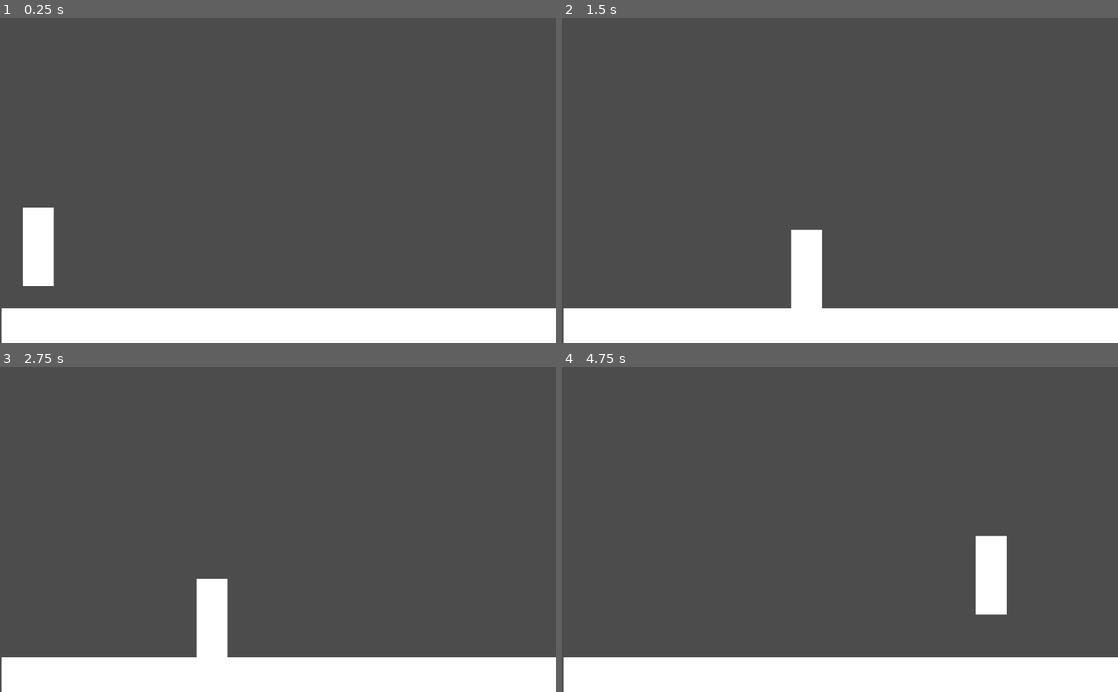
Above: before the commit, frames 1-4 (two rows, left to right).
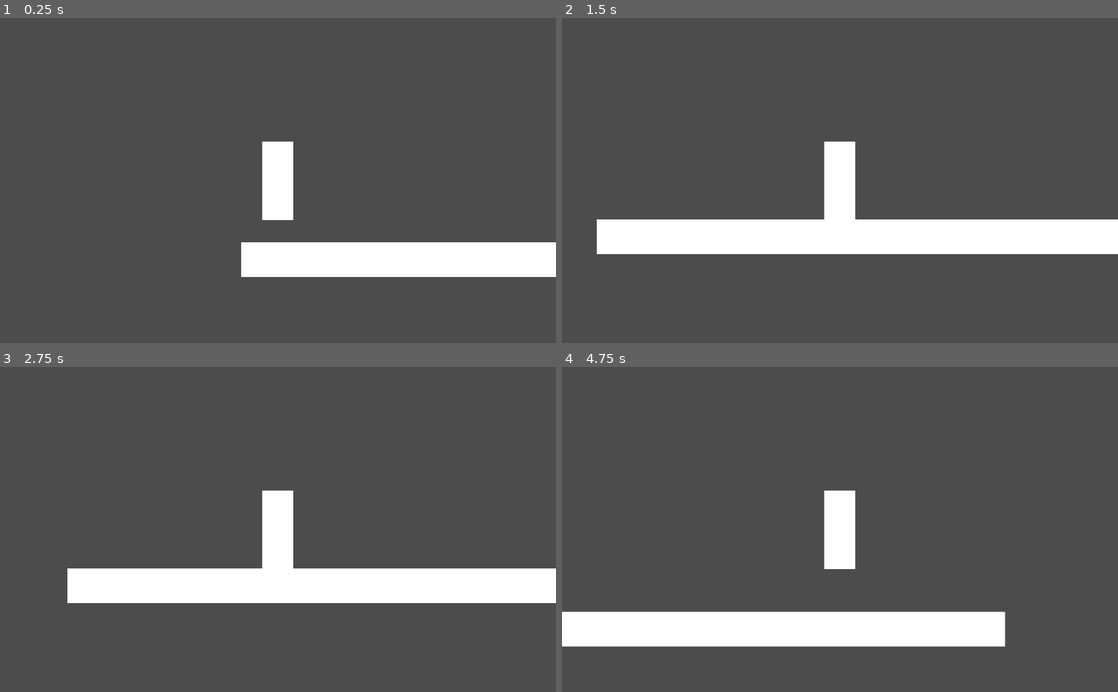
Above: after the commit, the same moments.

Repository: chadrc/godot-rona-jam
Game: Godot game, scene res://chris/chris.tscn
The game is run twice, just before and just after one commit, with the same random seed, the same clock (stepped at 60 frames per second) and the same inputs.
Inputs:
- Up to frame 1 (0.25 s): no input
- Up to frame 2 (1.5 s): hold D from 0.53 s (still down); tap Space at 0.77 s
- Up to frame 3 (2.75 s): tap Space at 1.52 s; release D at 2.03 s; hold A from 2.03 s (still down)
- Up to frame 4 (4.75 s): release A at 2.78 s; hold D 2.78-4.28 s; tap Space at 3.02, 3.77, 4.52 s; hold A from 4.28 s (still down)

The runs differ from the first frame. In frame 1, 19% of the frame differs, in the area x 0-100%, y 38-100%; in frame 2, 23%; in frame 3, 22%; in frame 4, 22%.

Commit message:
camera follow

Diff:
--- a/chris/chris.tscn
+++ b/chris/chris.tscn
@@ -30,6 +30,11 @@
 position = Vector2( 20.5278, -20.0612 )
 shape = SubResource( 1 )
 
+[node name="Camera2D" type="Camera2D" parent="Player"]
+position = Vector2( 20.5278, -20.0612 )
+scale = Vector2( 1, 0.4 )
+current = true
+
 [node name="Ground" type="KinematicBody2D" parent="."]
 position = Vector2( -0.0732193, 599.764 )
 
